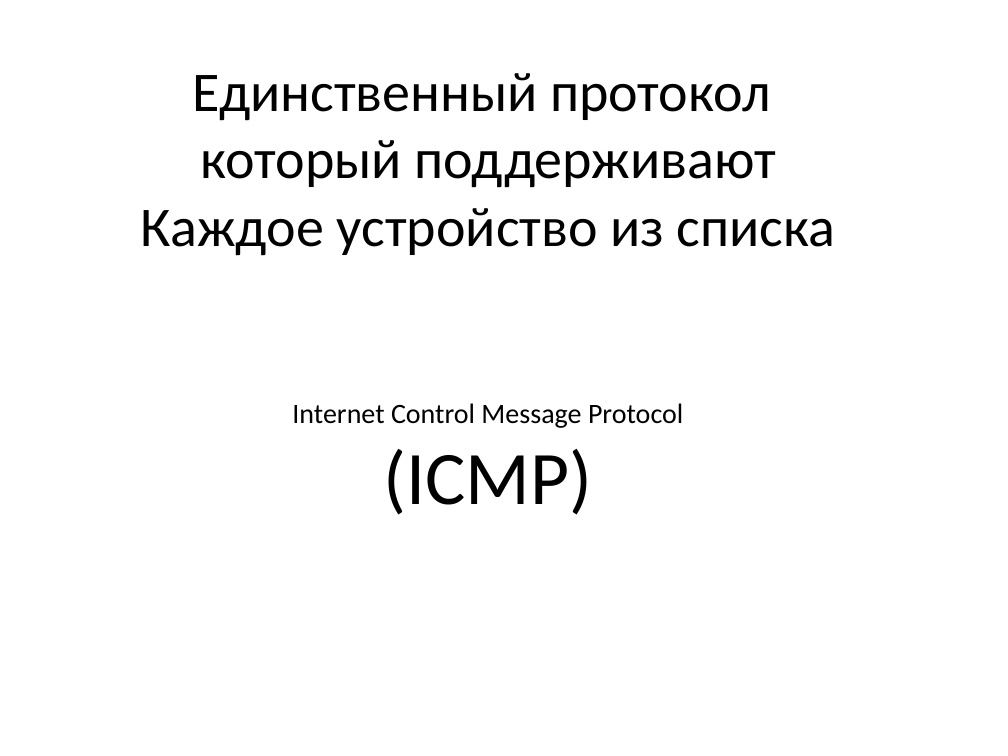
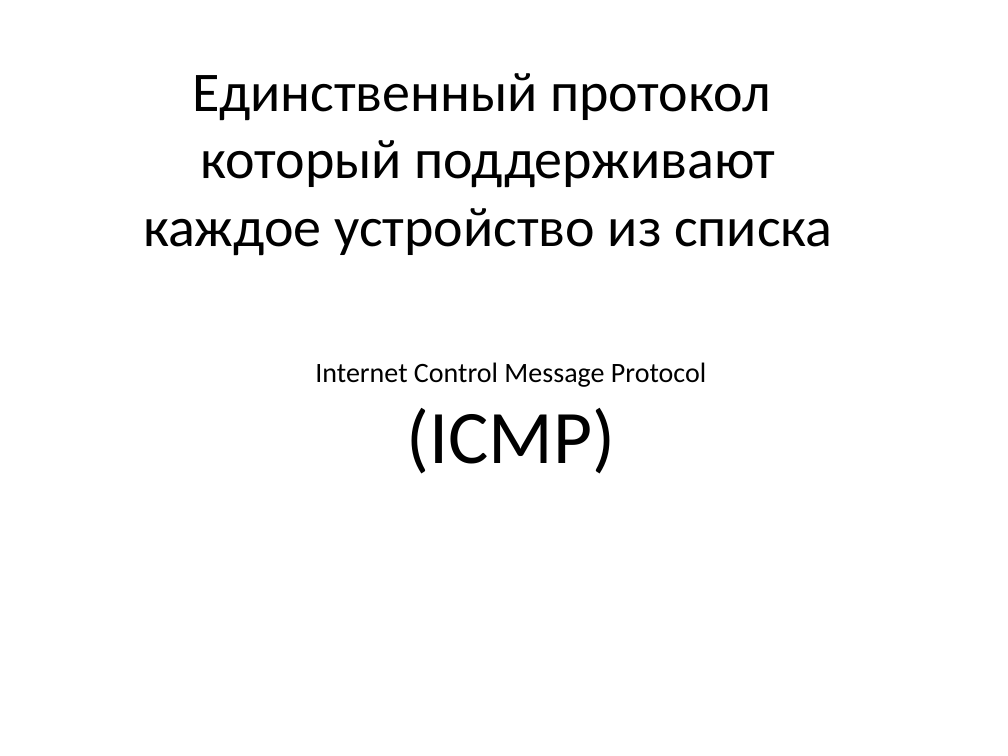
Before and after one commit to denis6705/diplom, a slide deck: slide 9 of Презентация.pptx. Drawn at 1008x756 pixels with LibreOffice and Linux fonts; fonts in the diff are those of the drawing. Boxes give left, top, right and bottom in pixels: in the first picture for what was removed or moved away, otherwise in the second. Text is boxed around its words. In the diff, an @@ line names an element or a change of style, - is before the commit and + after.

Commit message:
add presentation

```diff
--- a/Презентация.pptx
+++ b/Презентация.pptx
@@ text at (x1=143, y1=208, x2=833, y2=256): text changed @@
-Каждое устройство из списка
+каждое устройство из списка
@@ text "Internet Control Message Protocol" moved from (x1=292, y1=403, x2=683, y2=515) to (x1=315, y1=362, x2=706, y2=474) @@
```
Also in this commit, not shown: 1 other slide changed, 2 slides added.
